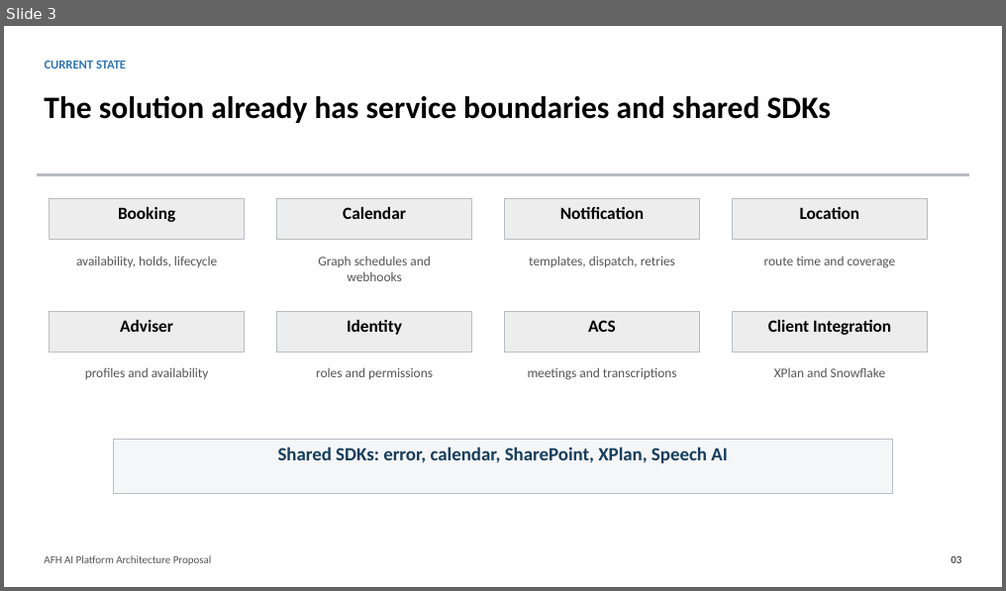
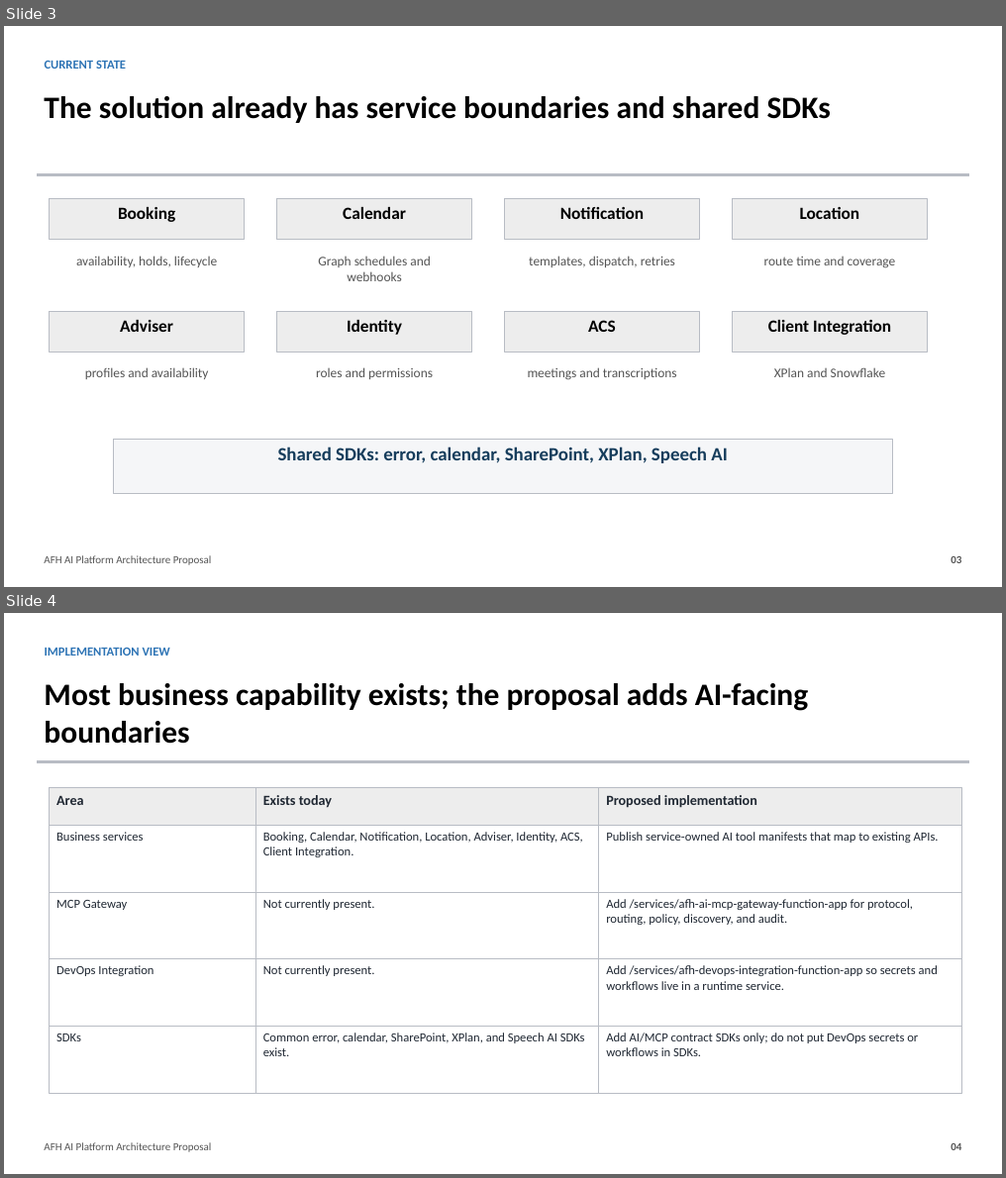
Before and after one commit to ikebotch/afh-booking-function-app, a slide deck: docs/AFH_AI_Platform_Architecture_Proposal.pptx. Shown one above the other, each under a label of ours: slide 3 before the commit, slides 3 and 4 after it. The pictures are 1006x591 and 1006x1178 pixels, drawn with LibreOffice and Linux fonts; fonts in the diff are those of the drawing. Boxes give left, top, right and bottom in pixels: in the first picture for what was removed or moved away, otherwise in the second. Text is boxed around its words. In the diff, an @@ line names an element or a change of style, - is before the commit and + after.

Commit message:
feat: Update AFH AI Platform Architecture Proposal documents

```diff
--- a/docs/AFH_AI_Platform_Architecture_Proposal.pptx
+++ b/docs/AFH_AI_Platform_Architecture_Proposal.pptx
@@ slide 4 added at (4, 613, 1002, 1174), background #FFFFFF @@
@@ text added at (45, 647, 170, 656), 12 pt, text #2E74B5, bold @@
+IMPLEMENTATION VIEW
@@ text added at (44, 683, 808, 744), 30 pt, text #000000, bold @@
+Most business capability exists; the proposal adds AI-facing boundaries
@@ rectangle added at (37, 761, 969, 762), fill #B8BCC4, outline #B8BCC4 0 pt @@
@@ rectangle added at (49, 787, 255, 825), fill #EDEDED, outline #B8BCC4 0.75 pt, 13.5 pt, text #202833, bold @@
+Area
@@ rectangle added at (255, 787, 598, 825), fill #EDEDED, outline #B8BCC4 0.75 pt, 13.5 pt, text #202833, bold @@
+Exists today
@@ rectangle added at (599, 787, 961, 825), fill #EDEDED, outline #B8BCC4 0.75 pt, 13.5 pt, text #202833, bold @@
+Proposed implementation
@@ rectangle added at (49, 825, 255, 892), fill #FFFFFF, outline #B8BCC4 0.75 pt, 12 pt, text #202833 @@
+Business services
@@ rectangle added at (255, 825, 598, 892), fill #FFFFFF, outline #B8BCC4 0.75 pt, 12 pt, text #202833 @@
+Booking, Calendar, Notification, Location, Adviser, Identity, ACS, Client Integration.
@@ rectangle added at (599, 825, 961, 892), fill #FFFFFF, outline #B8BCC4 0.75 pt, 12 pt, text #202833 @@
+Publish service-owned AI tool manifests that map to existing APIs.
@@ rectangle added at (49, 892, 255, 959), fill #FFFFFF, outline #B8BCC4 0.75 pt, 12 pt, text #202833 @@
+MCP Gateway
@@ rectangle added at (255, 892, 598, 959), fill #FFFFFF, outline #B8BCC4 0.75 pt, 12 pt, text #202833 @@
+Not currently present.
@@ rectangle added at (599, 892, 961, 959), fill #FFFFFF, outline #B8BCC4 0.75 pt, 12 pt, text #202833 @@
+Add /services/afh-ai-mcp-gateway-function-app for protocol, routing, policy, discovery, and audit.
@@ rectangle added at (49, 959, 255, 1026), fill #FFFFFF, outline #B8BCC4 0.75 pt, 12 pt, text #202833 @@
+DevOps Integration
@@ rectangle added at (255, 959, 598, 1026), fill #FFFFFF, outline #B8BCC4 0.75 pt, 12 pt, text #202833 @@
+Not currently present.
@@ rectangle added at (599, 959, 961, 1026), fill #FFFFFF, outline #B8BCC4 0.75 pt, 12 pt, text #202833 @@
+Add /services/afh-devops-integration-function-app so secrets and workflows live in a runtime service.
@@ rectangle added at (49, 1026, 255, 1093), fill #FFFFFF, outline #B8BCC4 0.75 pt, 12 pt, text #202833 @@
+SDKs
@@ rectangle added at (255, 1026, 598, 1093), fill #FFFFFF, outline #B8BCC4 0.75 pt, 12 pt, text #202833 @@
+Common error, calendar, SharePoint, XPlan, and Speech AI SDKs exist.
@@ rectangle added at (599, 1026, 961, 1093), fill #FFFFFF, outline #B8BCC4 0.75 pt, 12 pt, text #202833 @@
+Add AI/MCP contract SDKs only; do not put DevOps secrets or workflows in SDKs.
@@ text added at (44, 1143, 212, 1153), 10.5 pt, text #555555 @@
+AFH AI Platform Architecture Proposal
@@ text added at (950, 1144, 961, 1151), 10.5 pt, text #555555, bold @@
+04
```
Also in this commit, not shown: 12 slides changed, 1 other slide added, 1 other file.
